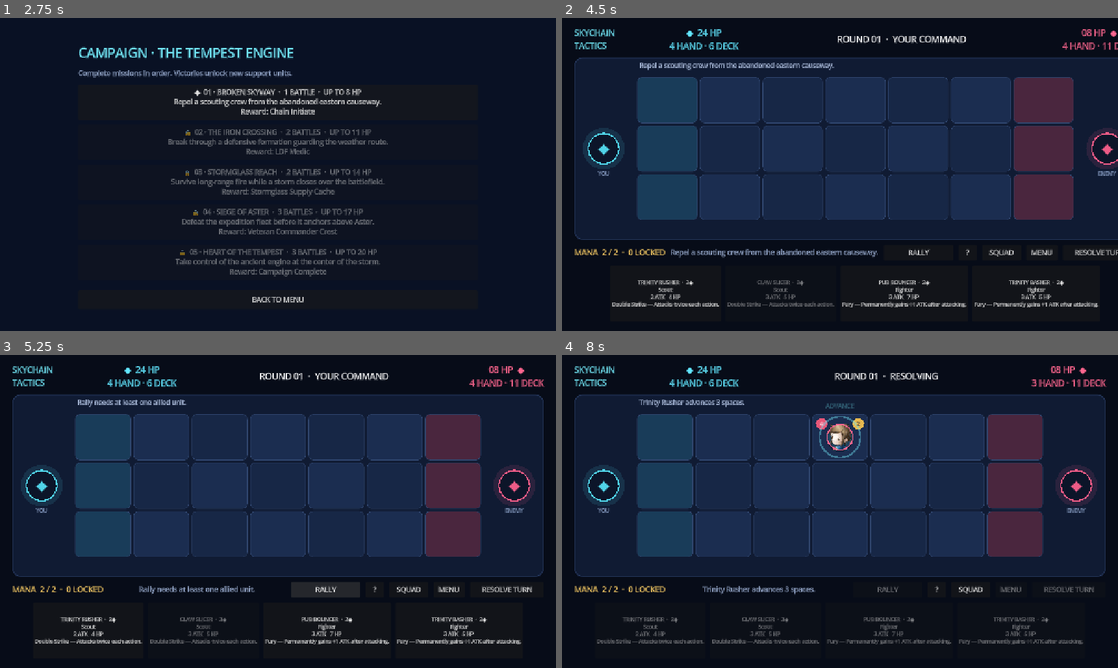
Above: before the commit, frames 1-4 (two rows, left to right).
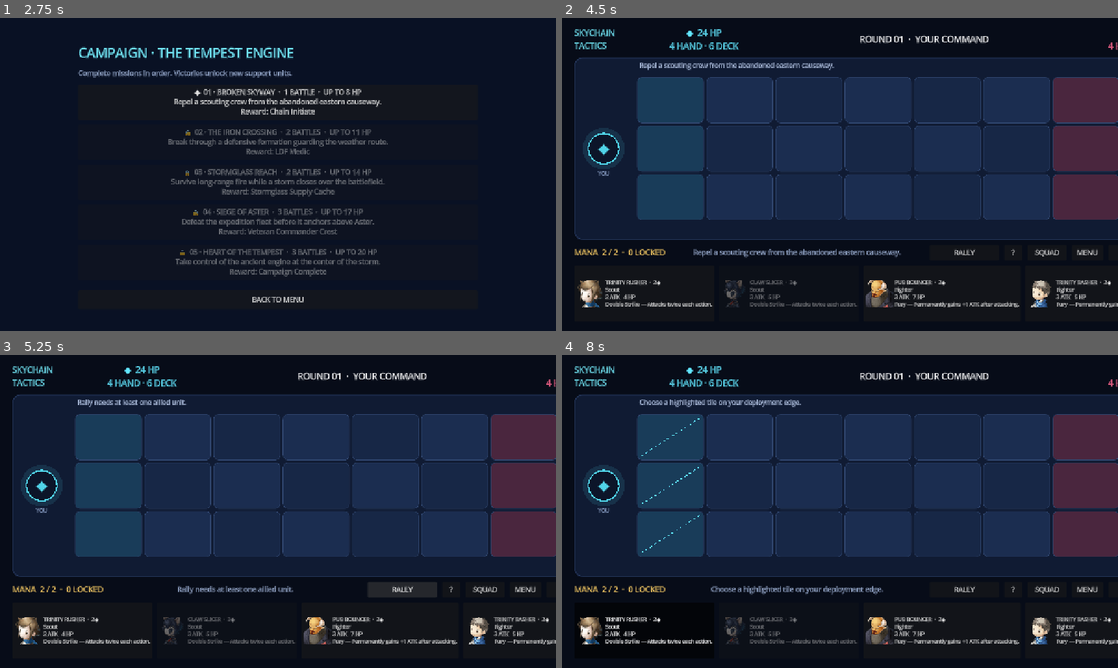
Above: after the commit, the same moments.

Repository: prldd/HeavenStrike
Game: Godot game, scene res://main.tscn
Two runs of this game, one before a commit and one after it. Both use one fixed random seed, a clock stepped at 60 frames per second and the inputs below.
Inputs (mouse positions are in pixels of both pictures, inside the frame that each line leads up to):
- Up to frame 1 (2.75 s): click "CAMPAIGN" at 0.5 s; click "?" at 1.25 s; click "SQUAD" at 2 s
- Up to frame 2 (4.5 s): click "◆ 01 · BROKEN SKYWAY · 1 BATT…" at 2.75 s; click "START MISSION" at 3.5 s; click "SKIP" at 4.25 s
- Up to frame 3 (5.25 s): click "RALLY" at 5 s
- Up to frame 4 (8 s): click "RALLY" at 5.75 s; click (1067, 589) at 6.5 s, where only the run before the commit has a clickable "RESOLVE TURN"; click (645, 630) at 7.25 s, where only the run after the commit has a clickable "TRINITY RUSHER · 2◆ Scout 2 A…"

Frame 1 is identical in both runs. In frame 2, 13% of the frame differs, in the area x 2-100%, y 3-93%; in frame 3, 17%; in frame 4, 17%.

Commit message:
Implemented: Increased both player and PvE benches from five to six units. Added 64×64 unit portraits to player bench cards. Cached resized portraits to avoid repeated image processing. Made the hover card and all nested elements ignore mouse input, preventing it from blocking unit selection. Updated project documentation

Diff:
--- a/scripts/main.gd
+++ b/scripts/main.gd
@@ -8,11 +8,14 @@
 const BattleRulesScript = preload("res://scripts/battle_rules.gd")
 const CaptainSkillsScript = preload("res://scripts/captain_skills.gd")
 const MissionRunStoreScript = preload("res://scripts/mission_run_store.gd")
+const UNIT_SPRITES_1 := preload("res://assets/units/reference-units-001-006.png")
+const UNIT_SPRITES_2 := preload("res://assets/units/reference-units-007-012.png")
 
 const PLAYER := 0
 const ENEMY := 1
 const ROWS := 3
 const COLS := 7
+const BENCH_LIMIT := 6
 const STARTING_HP := 24
 
 var board: BoardView
@@ -70,6 +73,7 @@
 var units: Array = []
 var player_hand: Array = []
 var enemy_hand: Array = []
+var unit_icon_cache := {}
 var draw_index := 0
 var enemy_draw_index := 0
 var selected_hand_index := -1
@@ -785,20 +789,24 @@
 	add_child(hover_card)
 
 	var content := VBoxContainer.new()
+	content.mouse_filter = Control.MOUSE_FILTER_IGNORE
 	content.add_theme_constant_override("separation", 8)
 	hover_card.add_child(content)
 
 	hover_name_label = Label.new()
+	hover_name_label.mouse_filter = Control.MOUSE_FILTER_IGNORE
 	hover_name_label.add_theme_font_size_override("font_size", 20)
 	hover_name_label.add_theme_color_override("font_color", Color("#71e6f5"))
 	content.add_child(hover_name_label)
 
 	hover_stats_label = Label.new()
+	hover_stats_label.mouse_filter = Control.MOUSE_FILTER_IGNORE
 	hover_stats_label.add_theme_font_size_override("font_size", 14)
 	hover_stats_label.add_theme_color_override("font_color", Color("#e7edf8"))
 	content.add_child(hover_stats_label)
 
 	hover_ability_label = Label.new()
+	hover_ability_label.mouse_filter = Control.MOUSE_FILTER_IGNORE
 	hover_ability_label.autowrap_mode = TextServer.AUTOWRAP_WORD_SMART
 	hover_ability_label.add_theme_font_size_override("font_size", 14)
 	hover_ability_label.add_theme_color_override("font_color", Color("#aebdda"))
@@ -896,13 +904,13 @@
 	_refresh()
 
 func _draw_player_card() -> void:
-	if player_hand.size() >= 5 or draw_index >= battle_deck.size():
+	if player_hand.size() >= BENCH_LIMIT or draw_index >= battle_deck.size():
 		return
 	player_hand.append(battle_deck[draw_index].duplicate())
 	draw_index += 1
 
 func _draw_enemy_card() -> void:
-	if enemy_hand.size() >= 5 or enemy_draw_index >= enemy_deck.size():
+	if enemy_hand.size() >= BENCH_LIMIT or enemy_draw_index >= enemy_deck.size():
 		return
 	enemy_hand.append(enemy_deck[enemy_draw_index].duplicate())
 	enemy_draw_index += 1
@@ -944,6 +952,8 @@
 		button.toggle_mode = true
 		button.button_pressed = i == selected_hand_index
 		button.disabled = not input_enabled or card.cost > player_energy or battle_over
+		button.icon = _unit_icon(card.get("icon", 0))
+		button.alignment = HORIZONTAL_ALIGNMENT_LEFT
 		button.text = "%s  ·  %d◆\n%s\n%d ATK   %d HP\n%s" % [
 			card.name.to_upper(), card.cost, UnitCatalogScript.display_class(card.kind),
 			card.atk, card.hp, card.text
@@ -953,6 +963,21 @@
 		button.mouse_entered.connect(_show_unit_details.bind(card))
 		button.mouse_exited.connect(_hide_unit_details)
 		hand_row.add_child(button)
+
+func _unit_icon(icon_id: int) -> Texture2D:
+	if icon_id < 1 or icon_id > 12:
+		return null
+	if unit_icon_cache.has(icon_id):
+		return unit_icon_cache[icon_id]
+	var atlas: Texture2D = UNIT_SPRITES_1 if icon_id <= 6 else UNIT_SPRITES_2
+	var source_image: Image = atlas.get_image()
+	var icon_image := source_image.get_region(
+		Rect2i(((icon_id - 1) % 6) * 100, 0, 100, 100)
+	)
+	icon_image.resize(64, 64, Image.INTERPOLATE_LANCZOS)
+	var icon := ImageTexture.create_from_image(icon_image)
+	unit_icon_cache[icon_id] = icon
+	return icon
 
 func _select_card(index: int) -> void:
 	if not input_enabled:
Not shown, changed: PROJECT.md
Not shown, changed: README.md
